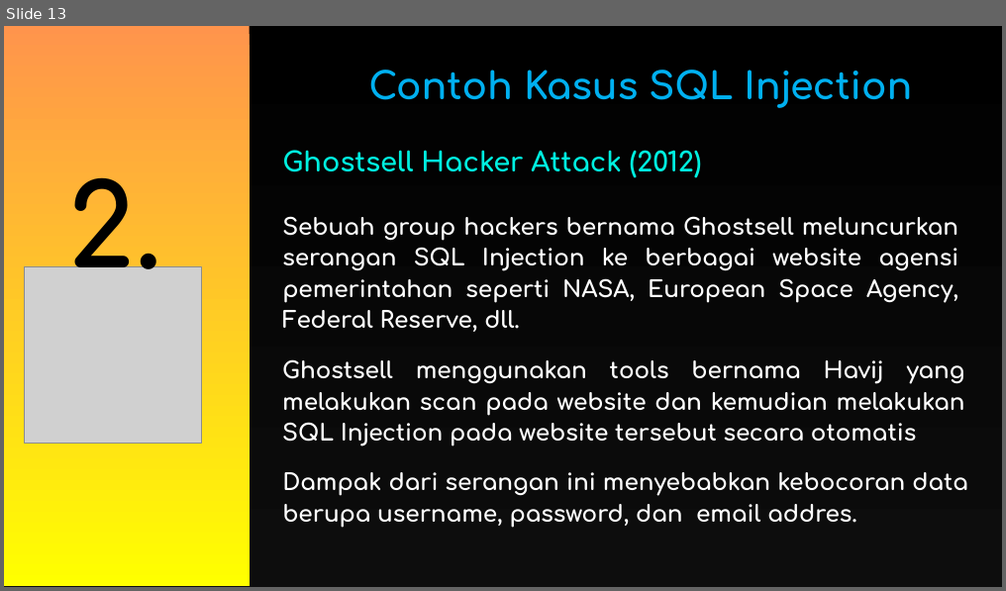
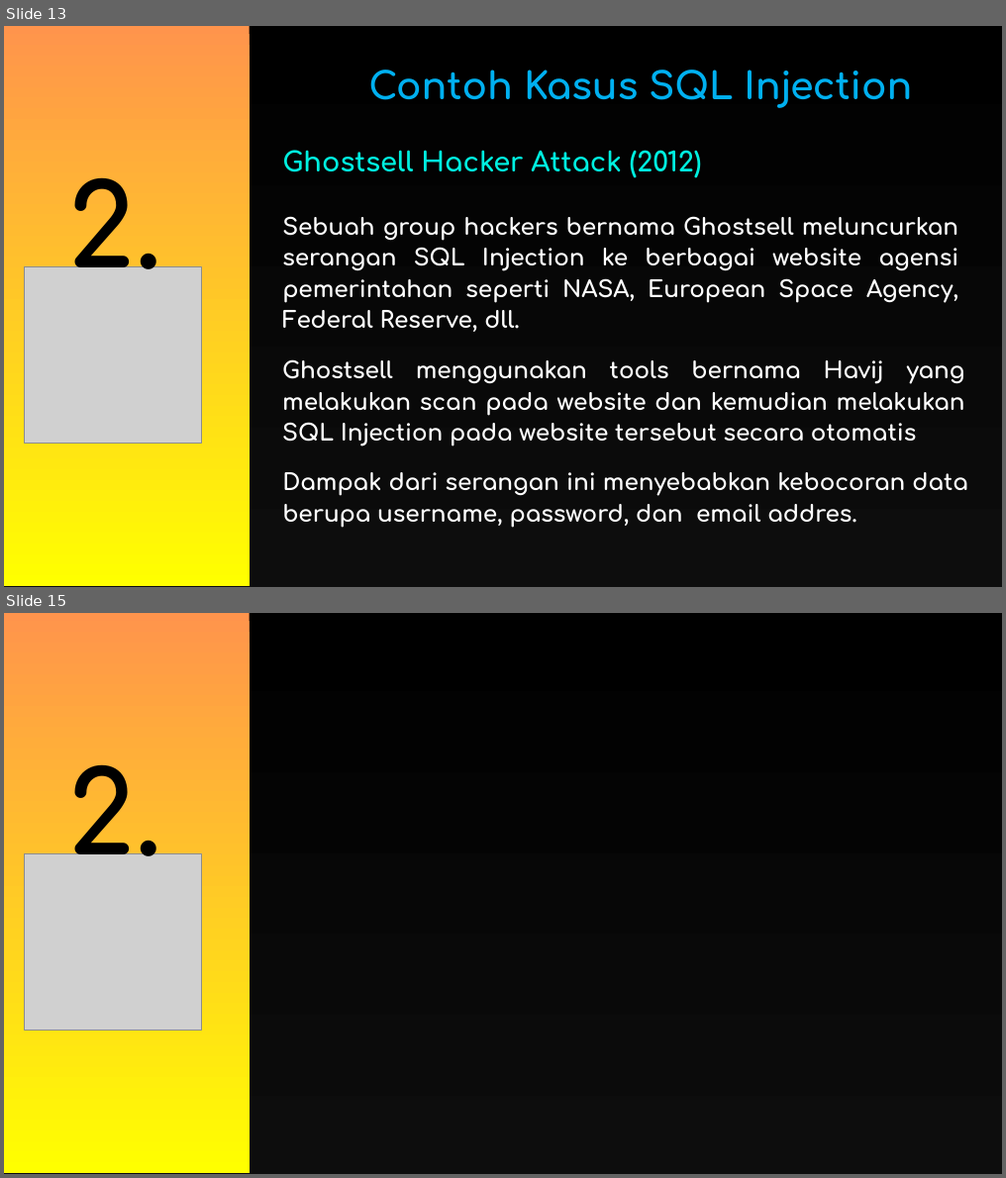
Before and after one commit to Fhreiz77/Watson-Scroll-Fesnuk-, a slide deck: John/PPT_Keamanan_Data.pptx. Shown one above the other, each under a label of ours: slide 13 before the commit, slides 13 and 15 after it; the slides between them are not shown. The pictures are 1006x591 and 1006x1178 pixels, drawn with LibreOffice and Linux fonts; fonts in the diff are those of the drawing; grey boxes stand for pictures; background and template pictures are left out. Boxes give left, top, right and bottom in pixels: in the first picture for what was removed or moved away, otherwise in the second. Text is boxed around its words. In the diff, an @@ line names an element or a change of style, - is before the commit and + after.

```diff
--- a/John/PPT_Keamanan_Data.pptx
+++ b/John/PPT_Keamanan_Data.pptx
@@ slide 15 added at (4, 613, 1002, 1174), background #FFFFFF @@
@@ pentagon arrow added at (4, 613, 1002, 1174), fill gradient #000000 to #0D0D0D @@
@@ rectangle added at (4, 613, 250, 1173), fill gradient #FF944C to #FFFF00 @@
@@ text added at (67, 764, 161, 880), 110 pt, text #000000, bold @@
+2.
@@ picture added at (24, 854, 202, 1031) @@
```
Also in this commit, not shown: 1 slide changed.
